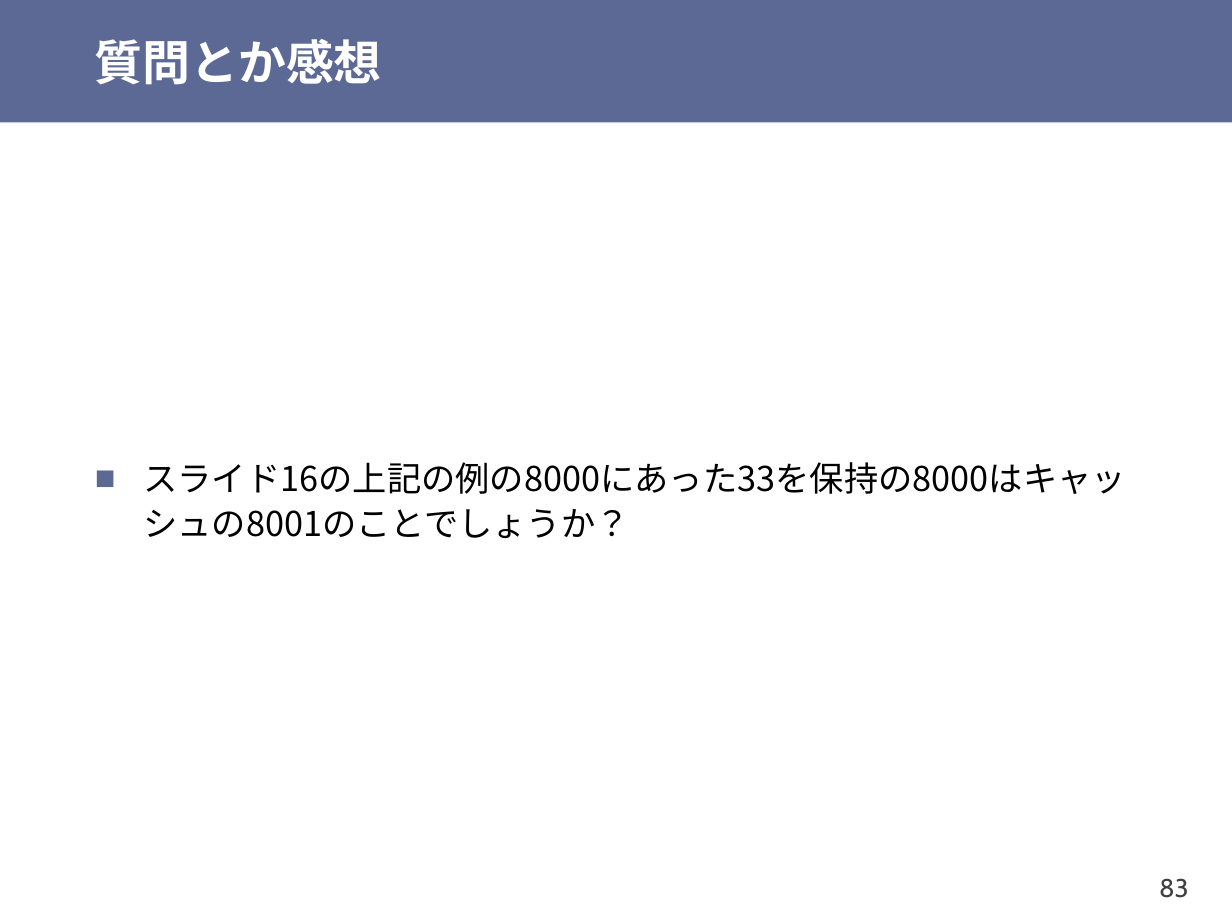
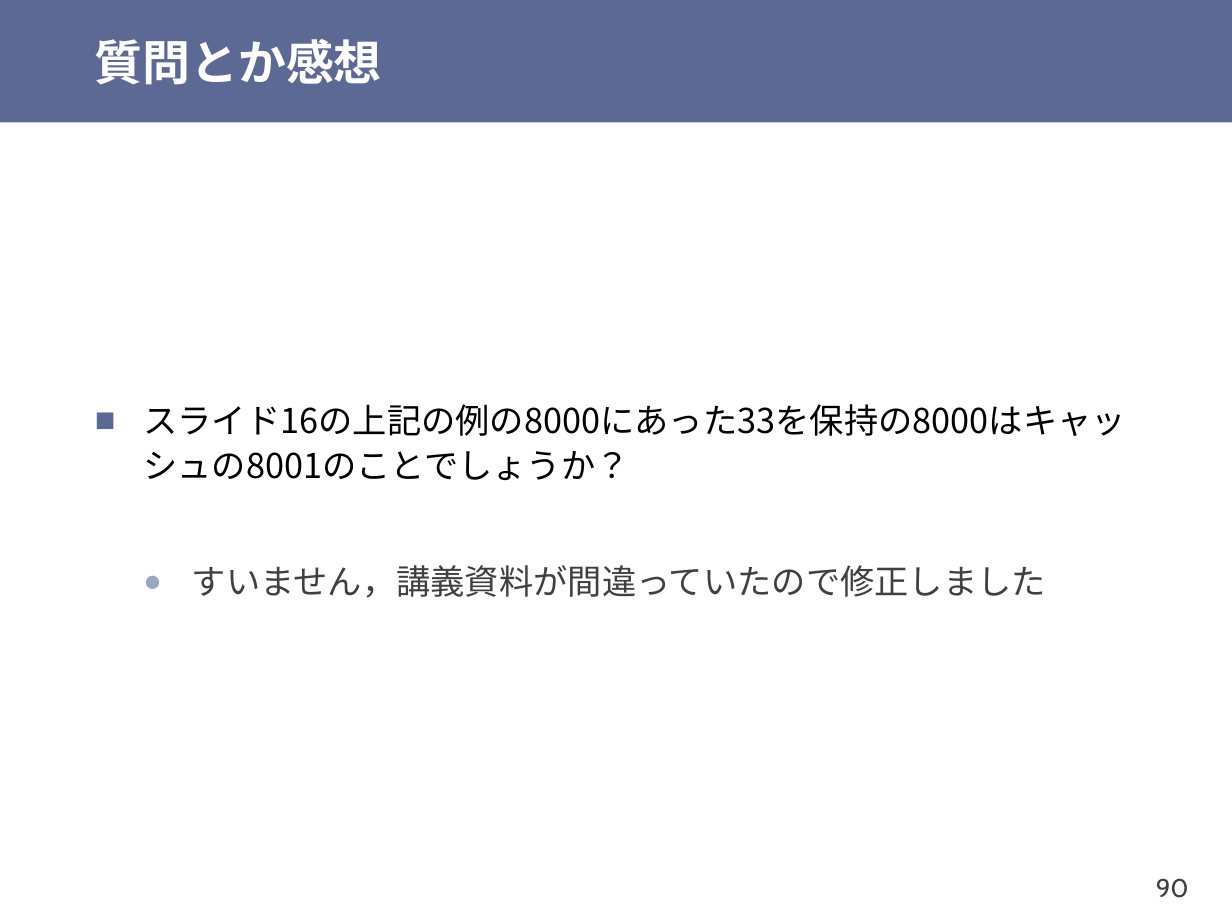
Before and after one commit to shioyadan/otya-computer-architecture-i, a slide deck: slide 90 of cai-shioya-11.pptx (slide 83 before the commit). Drawn at 1232x924 pixels with LibreOffice and Linux fonts; fonts in the diff are those of the drawing. Boxes give left, top, right and bottom in pixels: in the first picture for what was removed or moved away, otherwise in the second. Text is boxed around its words. In the diff, an @@ line names an element or a change of style, - is before the commit and + after.

Commit message:
9,10,11回目講義資料を加筆修正

```diff
--- a/cai-shioya-11.pptx
+++ b/cai-shioya-11.pptx
@@ text at [192, 565, 1046, 598]: paragraph added @@
+  ● すいません，講義資料が間違っていたので修正しました
@@ page number at [1156, 878, 1189, 898]: text changed @@
-83
+90
```
Also in this commit, not shown: 7 other slides changed, 7 slides added, 6 other files.
